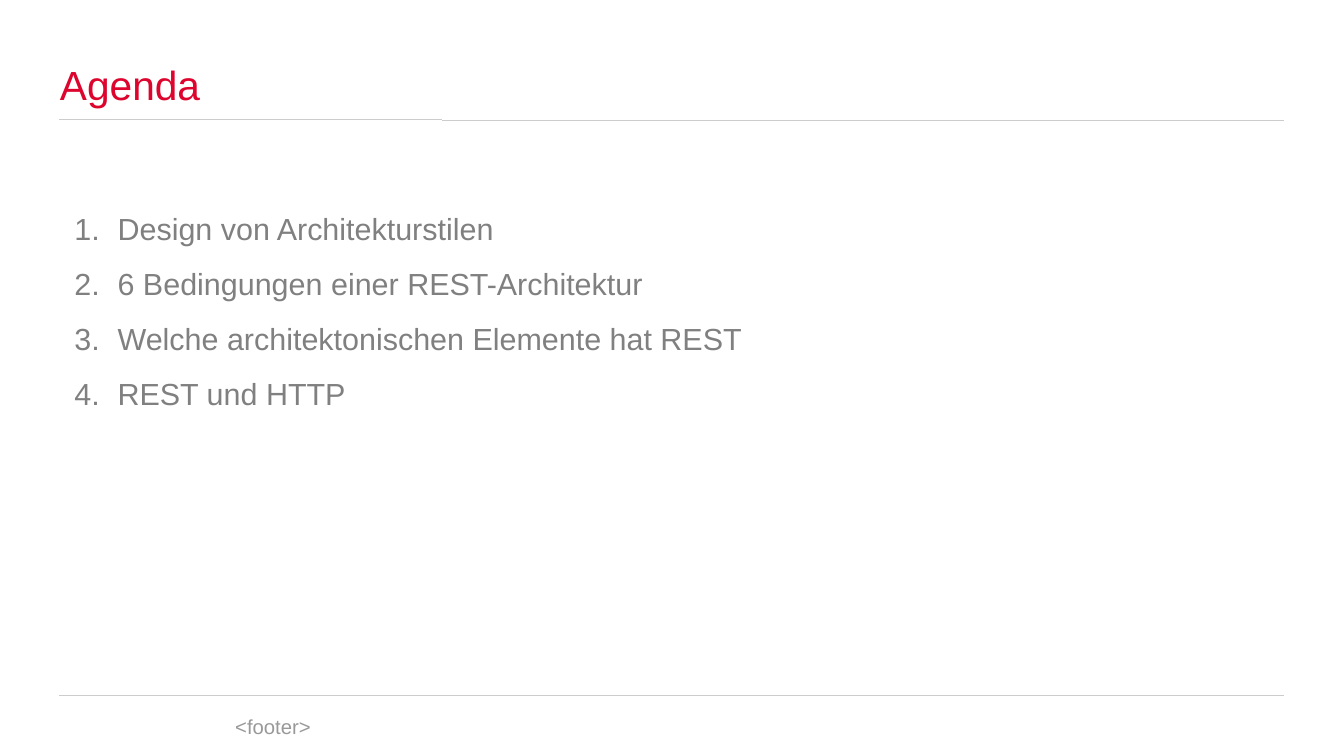
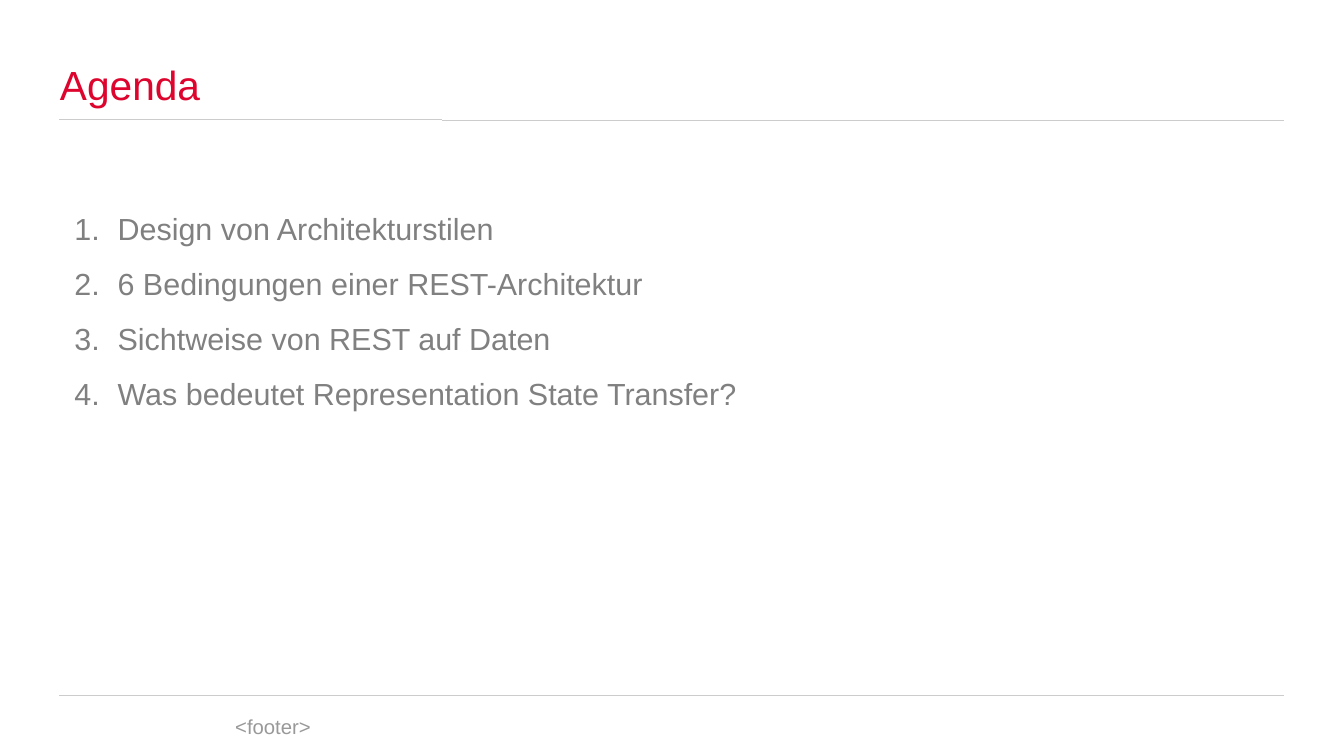
Before and after one commit to spaceone/presentations, a slide deck: slide 2 of representational-state-transfer/representational-state-transfer.odp. Drawn at 1344x756 pixels with LibreOffice and Linux fonts; fonts in the diff are those of the drawing; background and template pictures are left out. Boxes give left, top, right and bottom in pixels: in the first picture for what was removed or moved away, otherwise in the second. Text is boxed around its words. In the diff, an @@ line names an element or a change of style, - is before the commit and + after.

```diff
--- a/representational-state-transfer/representational-state-transfer.odp
+++ b/representational-state-transfer/representational-state-transfer.odp
@@ text at (118, 328, 736, 411): text changed @@
-3. Welche architektonischen Elemente hat REST
-4. REST und HTTP
+3. Sichtweise von REST auf Daten
+4. Was bedeutet Representation State Transfer?
```
Also in this commit, not shown: 15 other slides changed, 15 slides added, 4 slides removed, 3 other files.
